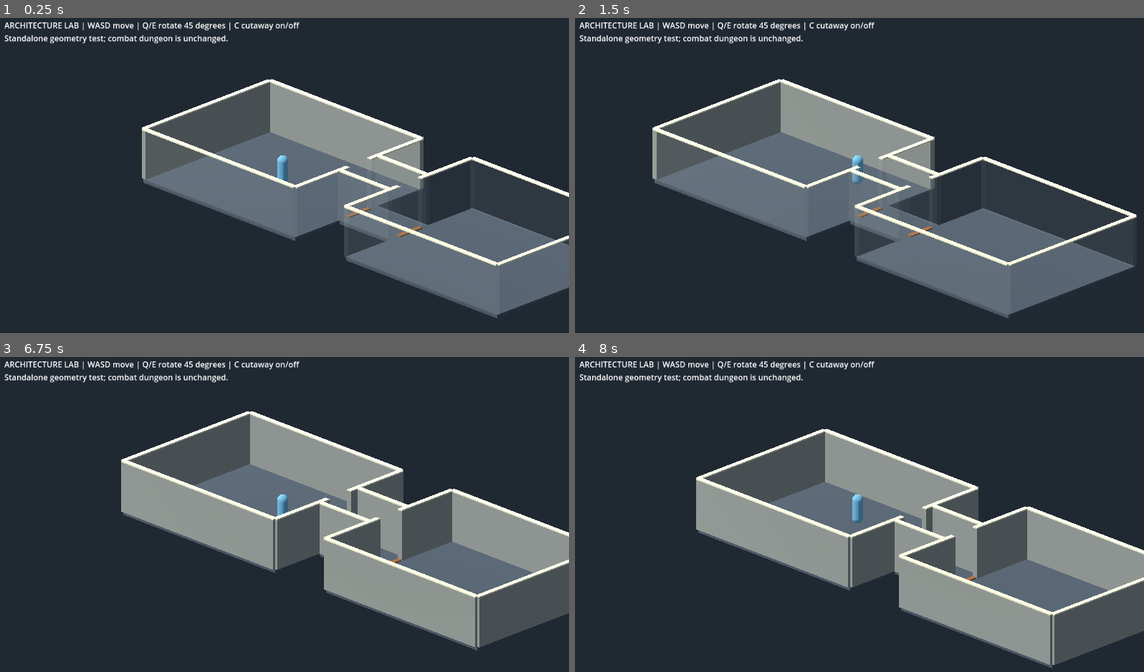
Above: before the commit, frames 1-4 (two rows, left to right).
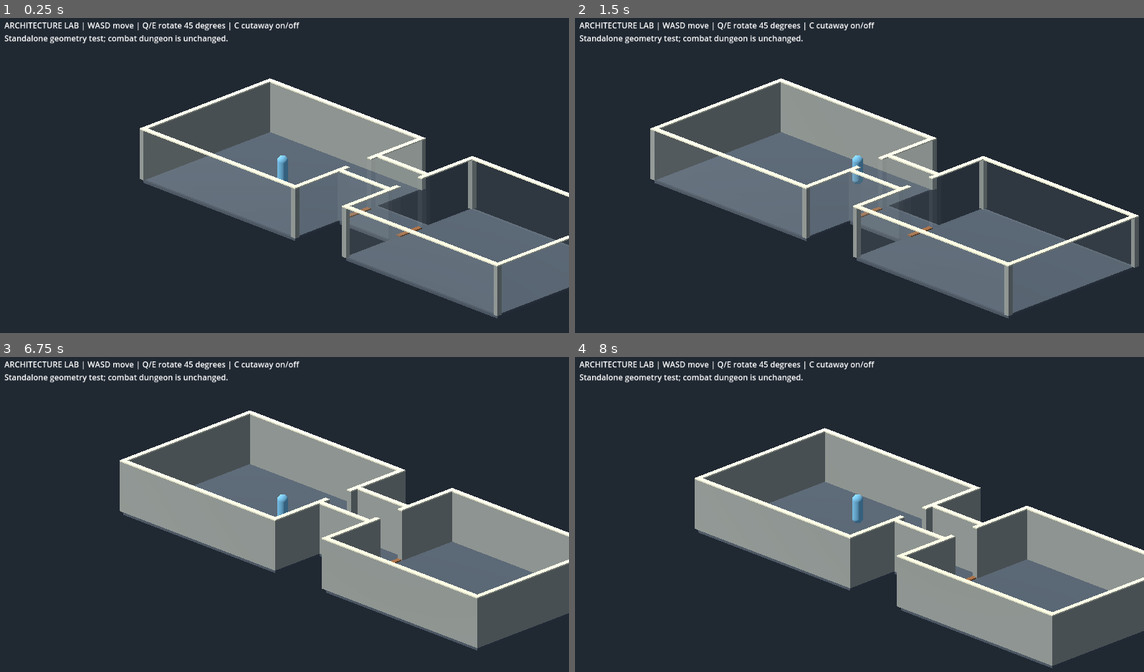
Above: after the commit, the same moments.

Repository: Jonty303/Project-Gauntlands
Game: Godot game, scene res://scenes/architecture_lab_25d.tscn
Two runs of this game, one before a commit and one after it. Both use one fixed random seed, a clock stepped at 60 frames per second and the inputs below. This scene is started directly instead of the project's main scene.
Inputs (mouse positions are in pixels of both pictures, inside the frame that each line leads up to):
- Up to frame 1 (0.25 s): no input
- Up to frame 2 (1.5 s): tap Enter (ui_accept) at 0.5, 0.77 s; move the mouse to (984, 156) at 0.52 s; hold D (move_right) 0.53-1.25 s; hold Space (attack) 0.53-1.25 s; click (984, 156) at 0.67 s; drag from (745, 188) to (831, 235) at 1.27 s
- Up to frame 3 (6.75 s): tap Enter (ui_accept) at 2, 3.5, 3.77, 5, 6.5 s; move the mouse to (341, 442) at 2.02 s; hold D (move_right) 2.03-2.75 s; tap Q (target_previous) at 2.1 s; drag from (256, 574) to (108, 464) at 2.77 s; move the mouse to (455, 558) at 3.52 s; hold A (move_left) 3.53-4.25 s; tap C at 3.6 s; drag from (108, 464) to (199, 429) at 4.27 s; move the mouse to (312, 511) at 5.02 s; hold S (move_down) 5.03-5.75 s; hold R 5.03-5.75 s; click (312, 511) at 5.17 s; drag from (199, 429) to (170, 527) at 5.77 s; move the mouse to (409, 495) at 6.52 s; hold W (move_up) from 6.53 s (still down); tap E (target_next) at 6.6 s
- Up to frame 4 (8 s): tap Enter (ui_accept) at 6.77 s; release W (move_up) at 7.25 s; drag from (745, 527) to (831, 574) at 7.27 s

The runs differ from the first frame. In frame 1, 1.1% of the frame differs, in the area x 24-89%, y 19-95%; in frame 2, 1.3%, in the area x 13-100%, y 19-95%; in frame 3, 0.4%; in frame 4, 0.4%.

Commit message:
Add deterministic corner junctions and reuse a single transparent wall material

Diff:
--- a/scripts/architecture_lab_25d.gd
+++ b/scripts/architecture_lab_25d.gd
@@ -8,6 +8,7 @@
 var camera: Camera3D
 var hero: CharacterBody3D
 var camera_yaw := 45.0
+var faded_material: StandardMaterial3D
 
 func _ready() -> void:
     _setup_materials()
@@ -28,6 +29,7 @@
     _wall(Vector3(2,0,-5), Vector3(14,0,-5))
     _wall(Vector3(2,0,5), Vector3(14,0,5))
     _wall(Vector3(14,0,-5), Vector3(14,0,5))
+    _build_junctions()
     _door_marker(Vector3(-2,0,0))
     _door_marker(Vector3(2,0,0))
     hero = CharacterBody3D.new()
@@ -71,6 +73,10 @@
     _update_cutaway()
 
 func _setup_materials() -> void:
+    faded_material = StandardMaterial3D.new()
+    faded_material.albedo_color = Color(0.55,0.58,0.57,0.12)
+    faded_material.transparency = BaseMaterial3D.TRANSPARENCY_ALPHA
+    faded_material.depth_draw_mode = BaseMaterial3D.DEPTH_DRAW_DISABLED
     for entry in [["floor","#3c4650"],["wall","#7d817b"],["cap","#c6c3a9"],["hero","#5e9bb9"],["door","#80512d"]]:
         var material := StandardMaterial3D.new()
         material.albedo_color = Color(entry[1])
@@ -110,6 +116,31 @@
     solid.add_child(cap)
     walls.append({"node":solid,"face":mesh,"a":a,"b":b,"center":midpoint})
 
+func _build_junctions() -> void:
+    # Cover each unique perpendicular corner with one thickness-sized column.
+    # Wall centre lines end at the joint; caps do not extend past endpoints.
+    var junctions: Dictionary = {}
+    for wall in walls:
+        for point in [wall["a"], wall["b"]]:
+            var position: Vector3 = point
+            var key := "%0.3f:%0.3f" % [position.x, position.z]
+            if not junctions.has(key):
+                junctions[key] = {"position":position,"horizontal":false,"vertical":false}
+            var record: Dictionary = junctions[key]
+            var a: Vector3 = wall["a"]
+            var b: Vector3 = wall["b"]
+            if absf(a.x-b.x) > absf(a.z-b.z):
+                record["horizontal"] = true
+            else:
+                record["vertical"] = true
+    for key in junctions:
+        var record: Dictionary = junctions[key]
+        if not (bool(record["horizontal"]) and bool(record["vertical"])):
+            continue
+        var point: Vector3 = record["position"]
+        _mesh_box("CornerJunction", point + Vector3(0,HEIGHT*0.5,0), Vector3(THICKNESS,HEIGHT,THICKNESS), materials["wall"], true)
+        _mesh_box("CornerCap", point + Vector3(0,HEIGHT+0.035,0), Vector3(THICKNESS,0.07,THICKNESS), materials["cap"], false)
+
 func _mesh_box(label: String, center: Vector3, size: Vector3, material: Material, solid: bool) -> void:
     var root: Node3D = StaticBody3D.new() if solid else Node3D.new()
     root.name = label
@@ -154,11 +185,7 @@
         var foreground := toward_view > 0.0 and absf(normal.dot(view.normalized())) > 0.15
         var face: MeshInstance3D = wall["face"]
         if cutaway_enabled and foreground:
-            var faded := StandardMaterial3D.new()
-            faded.albedo_color = Color(0.55,0.58,0.57,0.12)
-            faded.transparency = BaseMaterial3D.TRANSPARENCY_ALPHA
-            faded.depth_draw_mode = BaseMaterial3D.DEPTH_DRAW_DISABLED
-            face.material_override = faded
+            face.material_override = faded_material
         else:
             face.material_override = materials["wall"]
 
